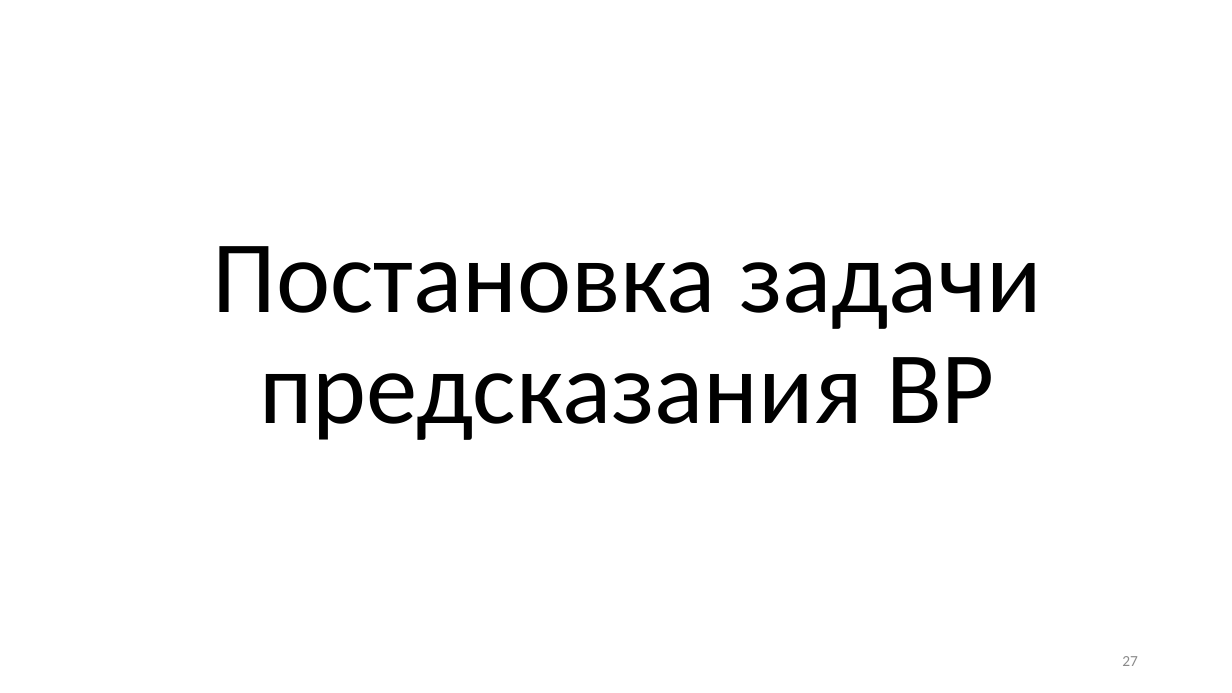
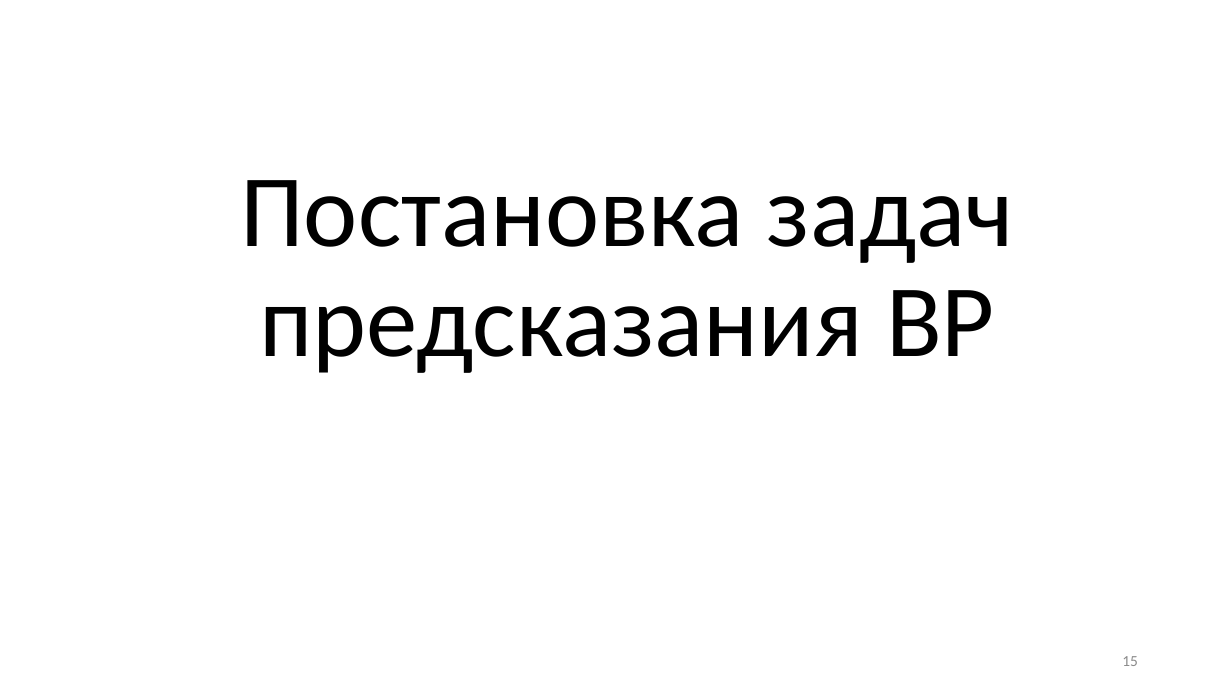
Before and after one commit to MVRonkin/TimeSeriesCourse, a slide deck: slide 15 of 2025/01 Введение во ВР [Автосохраненный].pptx (slide 27 before the commit). Drawn at 1232x693 pixels with LibreOffice and Linux fonts; fonts in the diff are those of the drawing. Boxes give left, top, right and bottom in pixels: in the first picture for what was removed or moved away, otherwise in the second. Text is boxed around its words. In the diff, an @@ line names an element or a change of style, - is before the commit and + after.

```diff
--- a/2025/01 Введение во ВР [Автосохраненный].pptx
+++ b/2025/01 Введение во ВР [Автосохраненный].pptx
@@ title at bbox=[240, 180, 1014, 373]: text changed @@
-Постановка задачи предсказания ВР
+Постановка задач предсказания ВР
@@ page number at bbox=[1122, 656, 1138, 666]: text changed @@
-27
+15
```
Also in this commit, not shown: 11 other slides changed, 23 slides removed, 4 other files.
